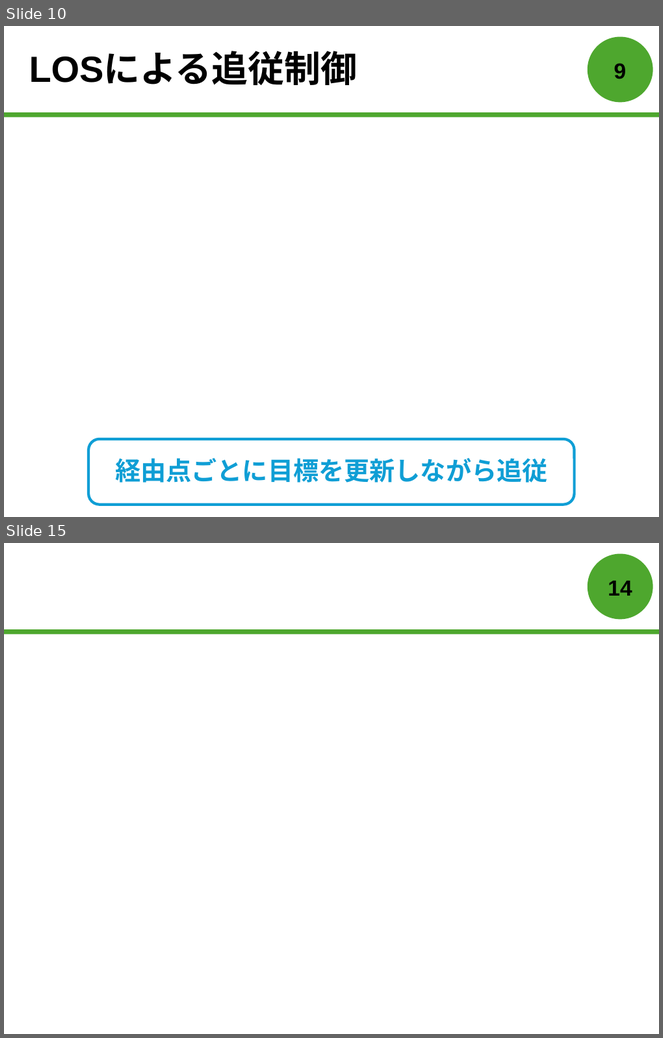
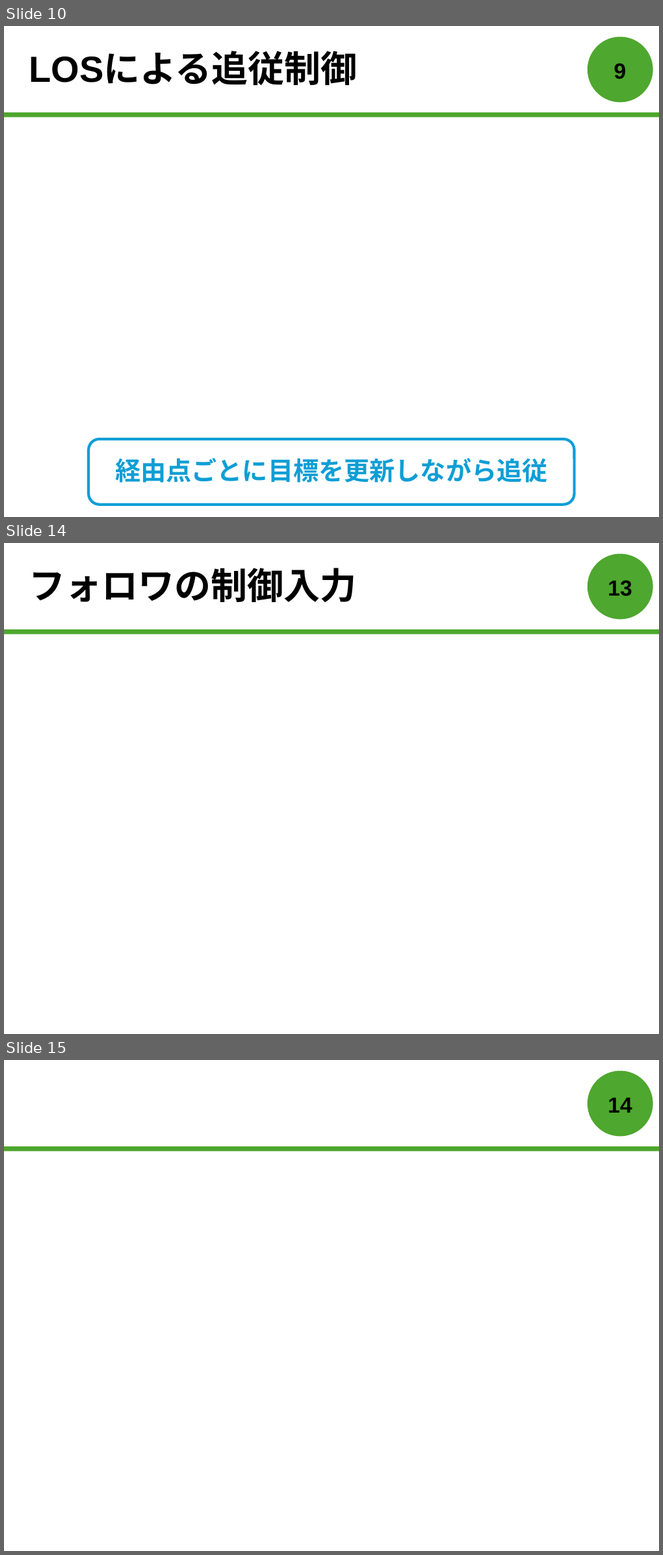
Before and after one commit to forest-book/MatlabLOSFormation, a slide deck: 森本皓斗.pptx. Shown one above the other, each under a label of ours: slides 10 and 15 before the commit, slides 10, 14 and 15 after it; the slides between them are not shown. The pictures are 663x1038 and 663x1555 pixels, drawn with LibreOffice and Linux fonts; fonts in the diff are those of the drawing; grey boxes stand for pictures. Boxes give left, top, right and bottom in pixels: in the first picture for what was removed or moved away, otherwise in the second. Text is boxed around its words. In the diff, an @@ line names an element or a change of style, - is before the commit and + after.

```diff
--- a/森本皓斗.pptx
+++ b/森本皓斗.pptx
@@ slide 14 added at [4, 543, 659, 1034], background #FFFFFF; not listed: 2 template elements that a slide beside it also shows @@
@@ title added at [29, 568, 357, 602], 40 pt, text #000000, bold @@
+フォロワの制御入力
@@ page number added at [608, 580, 632, 596], 24 pt, text #000000, bold @@
+13
```
Also in this commit, not shown: 1 slide changed, 2 other slides added, 2 slides removed.
